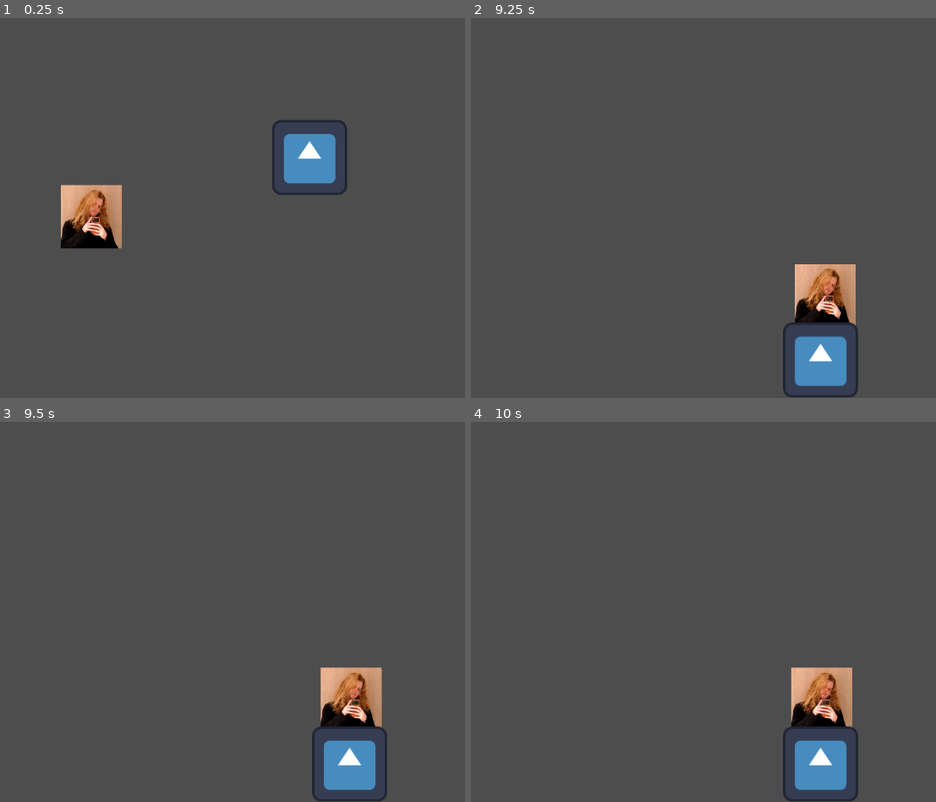
Above: before the commit, frames 1-4 (two rows, left to right).
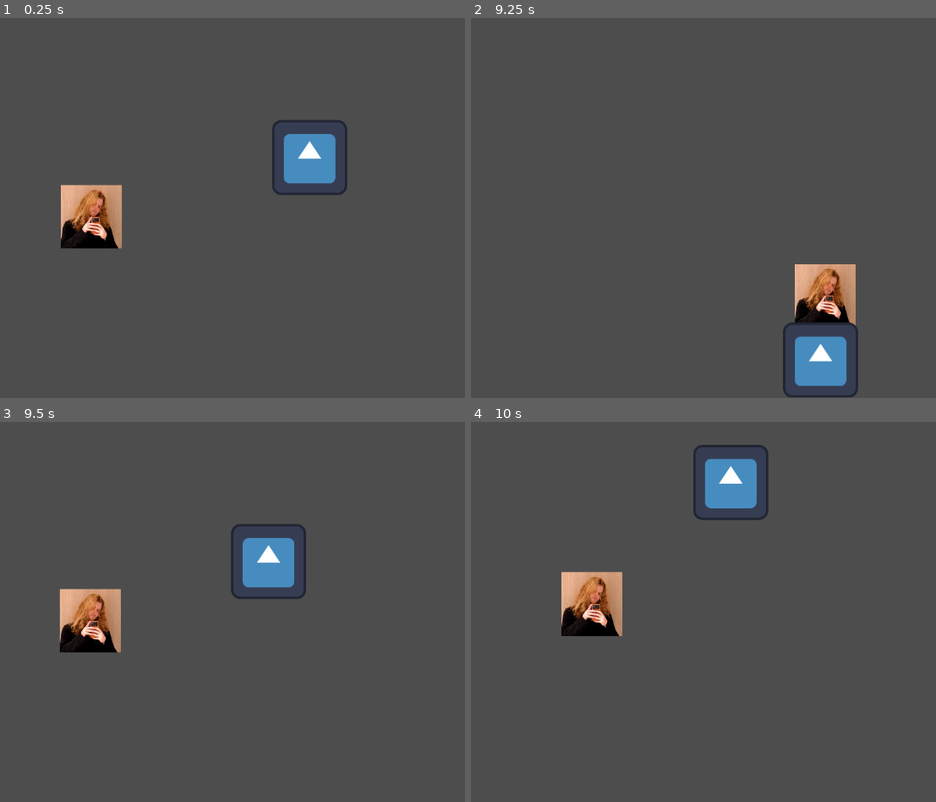
Above: after the commit, the same moments.

Repository: omarwaelppmm-a11y/real-dot
Game: Godot game, scene res://main.tscn
Same seed, same stepped clock (60 frames per second), same inputs: the game is played once before the commit and once after it. The engine's default icon, where the game draws it, is replaced by a stand-in: a white triangle on a blue panel in a dark square.
Inputs (mouse positions are in pixels of both pictures, inside the frame that each line leads up to):
- Up to frame 1 (0.25 s): no input
- Up to frame 2 (9.25 s): tap Enter at 0.5 s; move the mouse to (564, 284) at 0.52 s; hold Up (ui_up) 0.53-2.03 s; tap Alt every 1.5 s from 0.6 to 8.1 s; click (564, 284) at 0.67 s; move the mouse to (801, 265) at 1.27 s; tap Shift every 1.5 s from 1.35 to 8.85 s; move the mouse to (outside the picture) at 2.02 s; hold Left (ui_left) 2.03-3.53 s; move the mouse to (633, 208) at 2.77 s; click (633, 208) at 2.92 s; move the mouse to (498, 113) at 3.52 s; hold Down (ui_down) 3.53-4.28 s; move the mouse to (745, 189) at 4.27 s; hold Right (ui_right) 4.28-5.03 s; move the mouse to (outside the picture) at 5.02 s; hold Up (ui_up) 5.03-5.78 s; click (outside the picture) at 5.17 s; move the mouse to (666, 124) at 5.77 s; hold Right (ui_right) 5.78-8.03 s; move the mouse to (564, 284) at 6.52 s; move the mouse to (801, 265) at 7.27 s; click (801, 265) at 7.42 s; tap Space at 8 s; move the mouse to (outside the picture) at 8.02 s; hold Down (ui_down) 8.03-8.78 s; move the mouse to (633, 208) at 8.77 s; hold Left (ui_left) from 8.78 s (still down)
- Up to frame 3 (9.5 s): keep holding Left (ui_left)
- Up to frame 4 (10 s): move the mouse to (498, 517) at 9.52 s; release Left (ui_left) at 9.53 s; hold Up (ui_up) from 9.53 s (still down); tap Alt at 9.6 s; click (498, 517) at 9.67 s

Frames 1-2 are identical in both runs. In frame 3, 8.0% of the frame differs, in the area x 12-84%, y 26-100%; in frame 4, 8.0%, in the area x 19-84%, y 6-100%.

Commit message:
Together
did put everything together and made a damage system and going to add the UI when you die.

Diff:
--- a/enemy.gd
+++ b/enemy.gd
@@ -12,14 +12,13 @@
 
 func _physics_process(delta: float) -> void:
 	if player:
-		# 1. Track movement toward the player
-		var direction: Vector2 = global_position.direction_to(player.global_position)
+
+		var direction := global_position.direction_to(player.global_position)
 		velocity = direction * speed
 		move_and_slide()
 
-		# 2. Check for damage contact
+
 		if hitbox.has_overlapping_bodies():
 			for body in hitbox.get_overlapping_bodies():
 				if body.name == "Player" and body.has_method("take_damage"):
-					# Multiply by delta so damage scales accurately over continuous time
 					body.take_damage(damage_per_second * delta)
--- a/player.gd
+++ b/player.gd
@@ -15,12 +15,10 @@
 
 func take_damage(amount: float) -> void:
 	current_health -= amount
-	print("💥 Player hit! Health remaining: ", current_health)
+	print("💥 Player hit! Health remaining: ", int(current_health))
 
 	if current_health <= 0:
 		die()
 
 func die() -> void:
-	print("💀 GAME OVER: You died in The Ring!")
-	# Temporarily freeze the player or restart the scene
-	set_physics_process(false)
+	get_tree().reload_current_scene()
